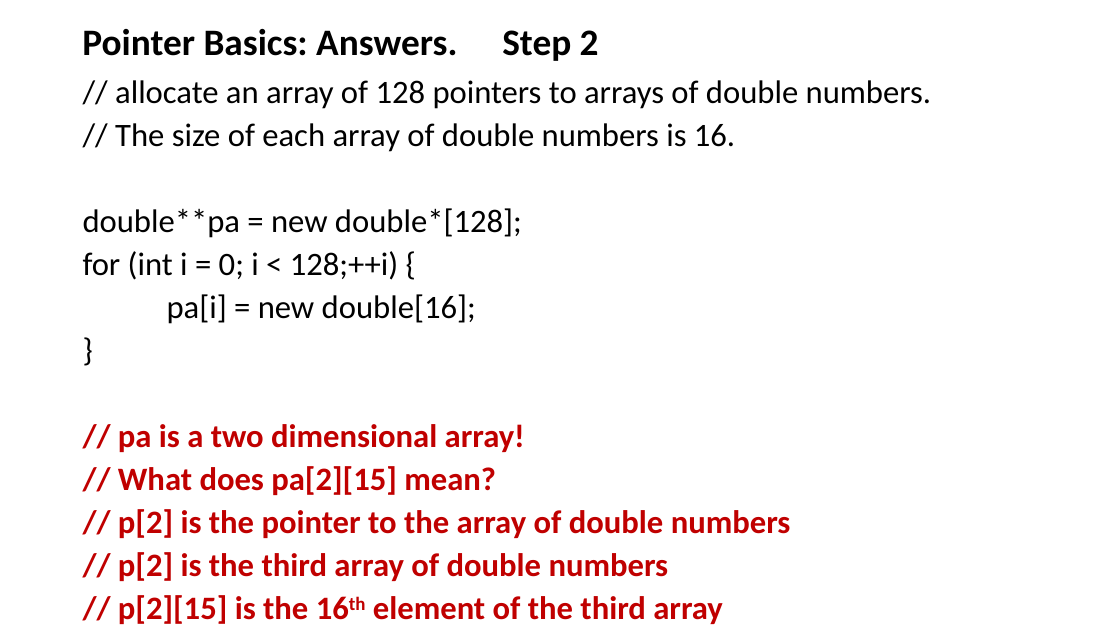
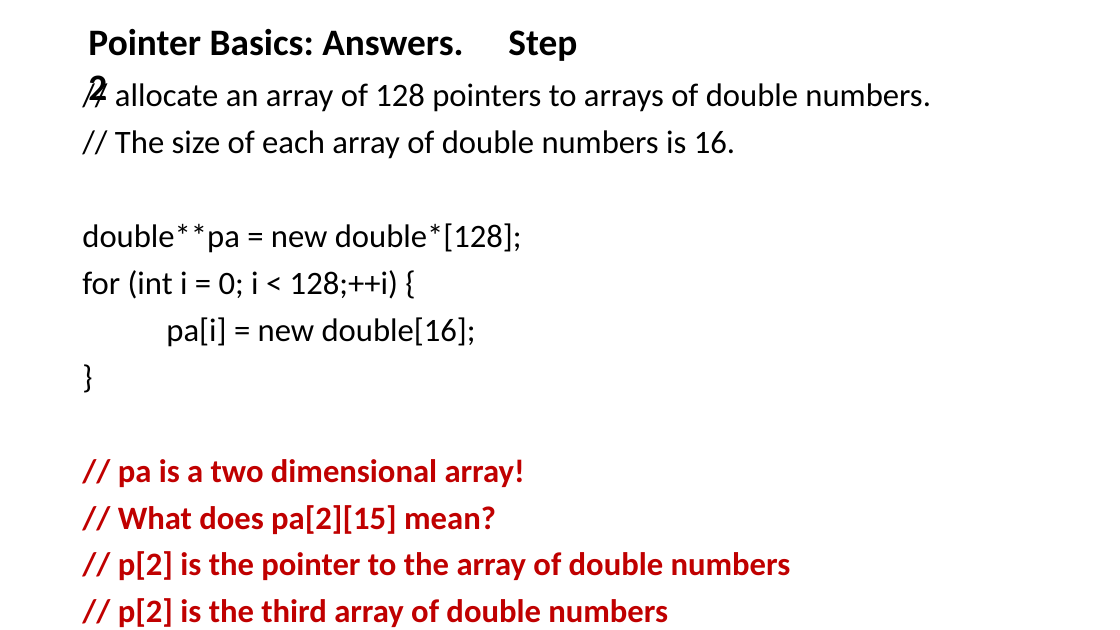
Before and after one commit to cies96035/OOP, a slide deck: slide 34 of 99_OOP_Exercises_2020Spring/99_01_Exercises_Pointers_1.5hours.pptx. Drawn at 1120x630 pixels with LibreOffice and Linux fonts; fonts in the diff are those of the drawing. Boxes give left, top, right and bottom in pixels: in the first picture for what was removed or moved away, otherwise in the second. Text is boxed around its words. In the diff, an @@ line names an element or a change of style, - is before the commit and + after.

```diff
--- a/99_OOP_Exercises_2020Spring/99_01_Exercises_Pointers_1.5hours.pptx
+++ b/99_OOP_Exercises_2020Spring/99_01_Exercises_Pointers_1.5hours.pptx
@@ text "Pointer Basics: Answers. Step 2" rewrapped from <box>82,29,599,61</box> to <box>88,29,577,108</box> @@
@@ text "// allocate an array of ..." at <box>82,83,931,627</box>: line spacing 0.8 to 0.9 @@
```
Also in this commit, not shown: 13 other slides changed, 1 other file.
